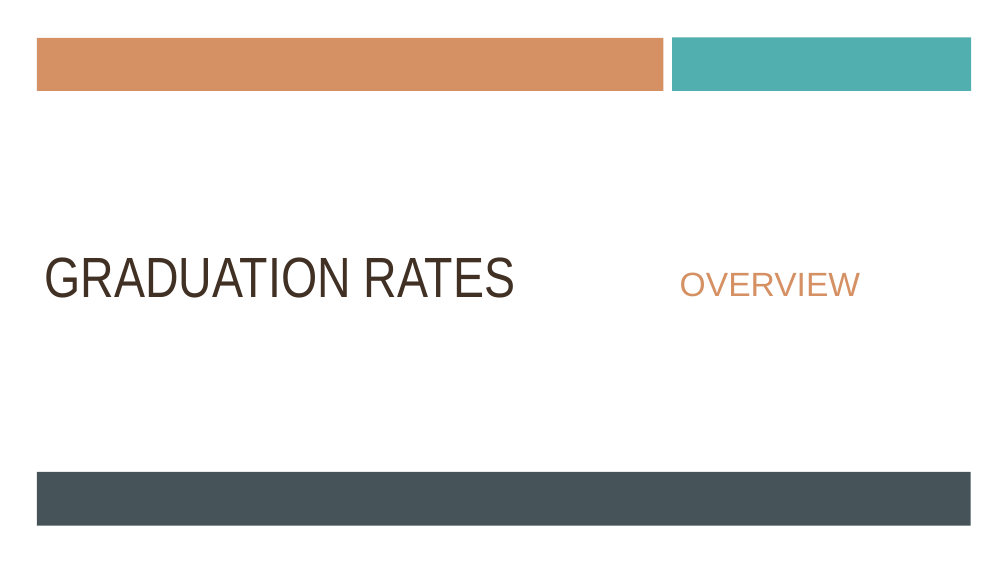
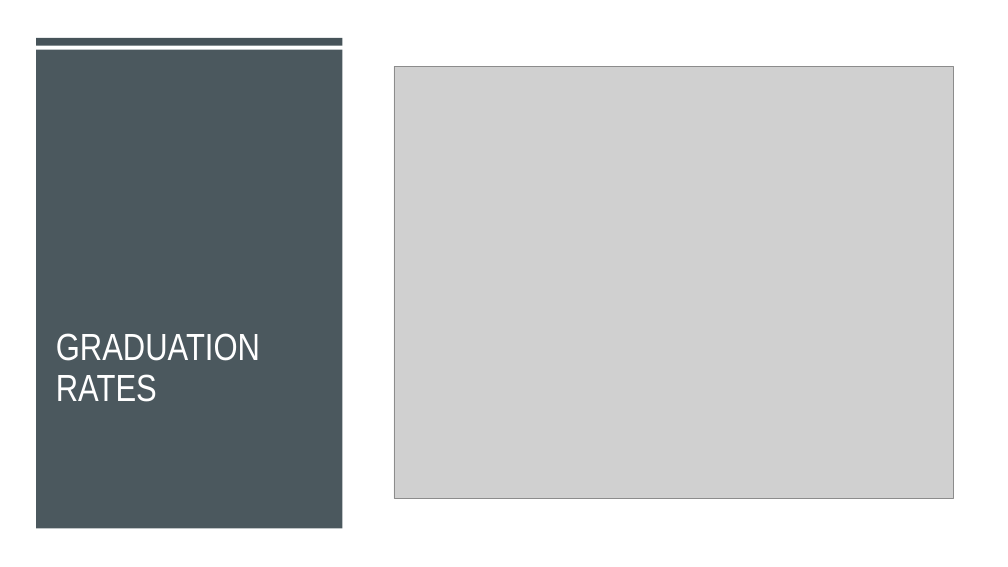
Before and after one commit to ericahen/capstone-da12, a slide deck: slide 9 of presentation/presentation.pptx. Drawn at 1008x567 pixels with LibreOffice and Linux fonts; fonts in the diff are those of the drawing; grey boxes stand for pictures. Boxes give left, top, right and bottom in pixels: in the first picture for what was removed or moved away, otherwise in the second. Text is boxed around its words. In the diff, an @@ line names an element or a change of style, - is before the commit and + after.

```diff
--- a/presentation/presentation.pptx
+++ b/presentation/presentation.pptx
@@ rectangle added at [36, 50, 343, 529], fill #465359 at 97% opacity @@
@@ rectangle added at [36, 38, 343, 45], fill #465359 @@
@@ rectangle removed at [37, 38, 664, 91] @@
@@ rectangle removed at [672, 38, 971, 91] @@
@@ picture added at [394, 67, 954, 499] @@
@@ title "GRADUATION RATES": place and size @@
-title "GRADUATION RATES" at [44, 257, 515, 298]
+title "GRADUATION RATES" at [56, 333, 260, 402]
@@ title "GRADUATION RATES" at [56, 333, 260, 402]: size 54 to 36 pt, text colour #413024 to #FFFFFF; vertical alignment middle to bottom @@
@@ text removed at [680, 272, 860, 297] @@
-OVERVIEW
@@ rectangle removed at [37, 472, 971, 526] @@
```
Also in this commit, not shown: 4 other slides changed, 6 slides added, 7 slides removed.
